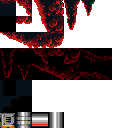
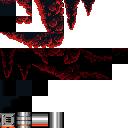
Layers edited between the first and the second 128×128 image:
painted on "Layer 2" over [32, 48, 128, 96]
